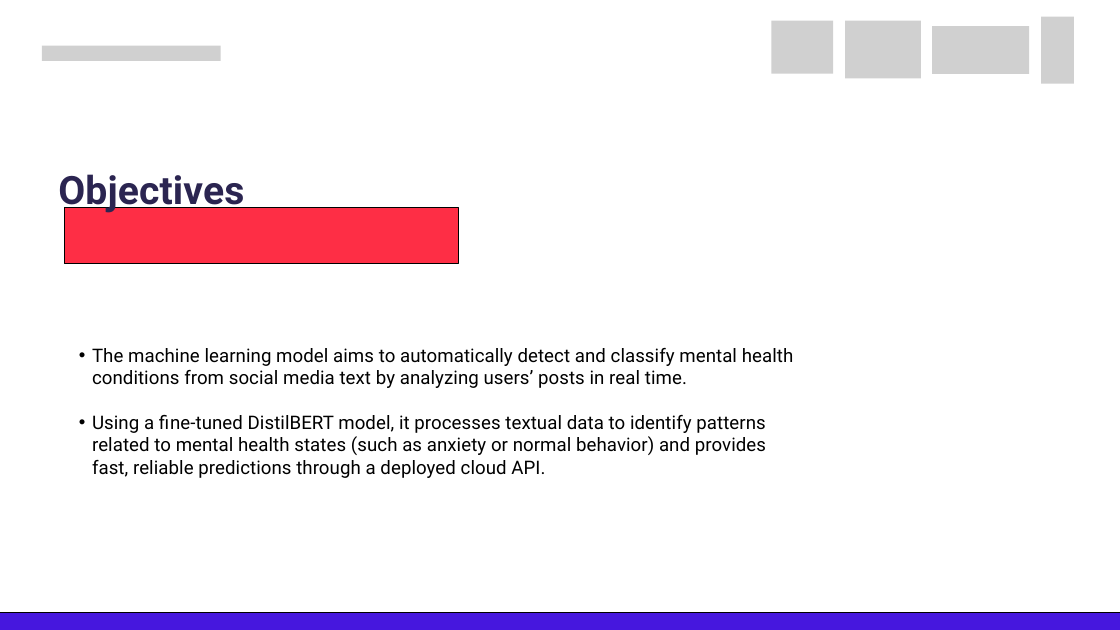
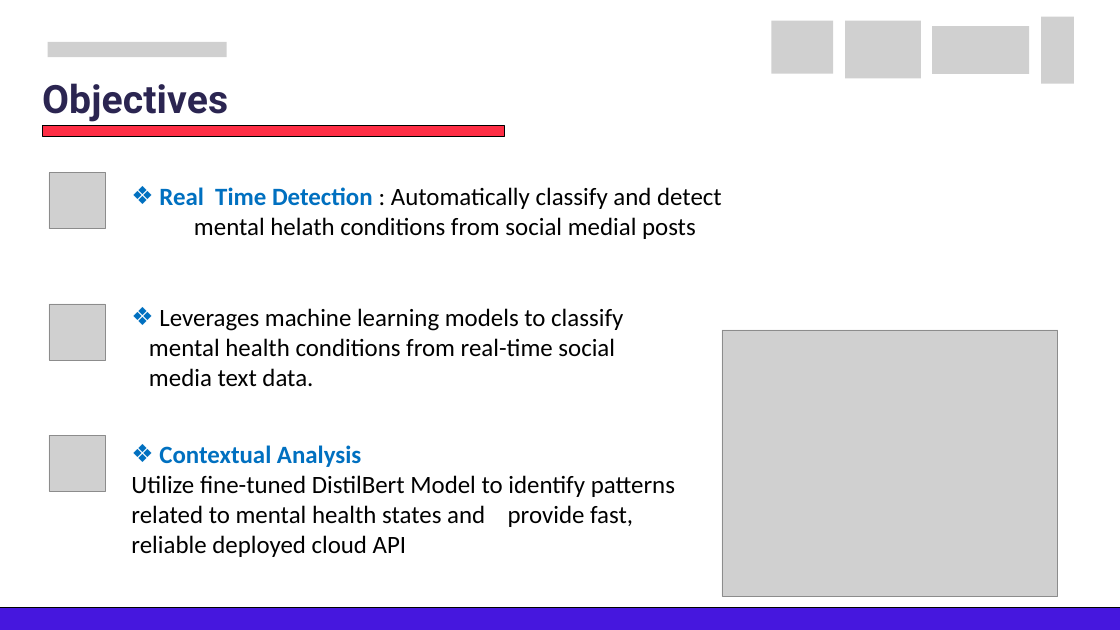
Before and after one commit to edasaruhan/FTL_Myanmar_Gr12, a slide deck: slide 4 of Final Presentation/Frontier_Tech_Leaders_ Programme_Capstone_Group12.pptx.pptx. Drawn at 1120x630 pixels with LibreOffice and Linux fonts; fonts in the diff are those of the drawing; grey boxes stand for pictures. Boxes give left, top, right and bottom in pixels: in the first picture for what was removed or moved away, otherwise in the second. Text is boxed around its words. In the diff, an @@ line names an element or a change of style, - is before the commit and + after.

```diff
--- a/Final Presentation/Frontier_Tech_Leaders_ Programme_Capstone_Group12.pptx.pptx
+++ b/Final Presentation/Frontier_Tech_Leaders_ Programme_Capstone_Group12.pptx.pptx
@@ picture: place and size @@
-picture at [42, 45, 221, 60]
+picture at [48, 42, 226, 57]
@@ text "Objectives": place and size @@
-text "Objectives" at [58, 174, 244, 214]
+text "Objectives" at [42, 83, 228, 122]
@@ freeform shape: place and size @@
-freeform shape at [64, 207, 459, 264]
+freeform shape at [43, 125, 504, 136]
@@ picture added at [49, 173, 105, 229] @@
@@ text added at [159, 187, 722, 239], 32 pt, text #000000 @@
+❖ Real Time Detection : Automatically classify and detect mental helath conditions from social medial posts
@@ picture added at [49, 304, 105, 360] @@
@@ text added at [149, 308, 623, 387], 32 pt, text #000000 @@
+❖ Leverages machine learning models to classify mental health conditions from real-time social media text data.
@@ text removed at [92, 348, 794, 478] @@
-  • The machine learning model aims to automatically detect and classify mental health conditions from social media text by analyzing users’ posts in real time.
-  • Using a fine-tuned DistilBERT model, it processes textual data to identify patterns related to mental health states (such as anxiety or normal behavior) and provides fast, reliable predictions through a deployed cloud API.
@@ picture added at [722, 330, 1058, 596] @@
@@ picture added at [49, 435, 105, 491] @@
@@ text added at [131, 445, 675, 557], 32 pt, text #000000 @@
+❖ Contextual Analysis
+Utilize fine-tuned DistilBert Model to identify patterns related to mental health states and provide fast, reliable deployed cloud API
@@ freeform shape: place and size @@
-freeform shape at [0, 612, 1120, 630]
+freeform shape at [0, 608, 1120, 630]
```
Also in this commit, not shown: 17 other slides changed, 1 other file.
